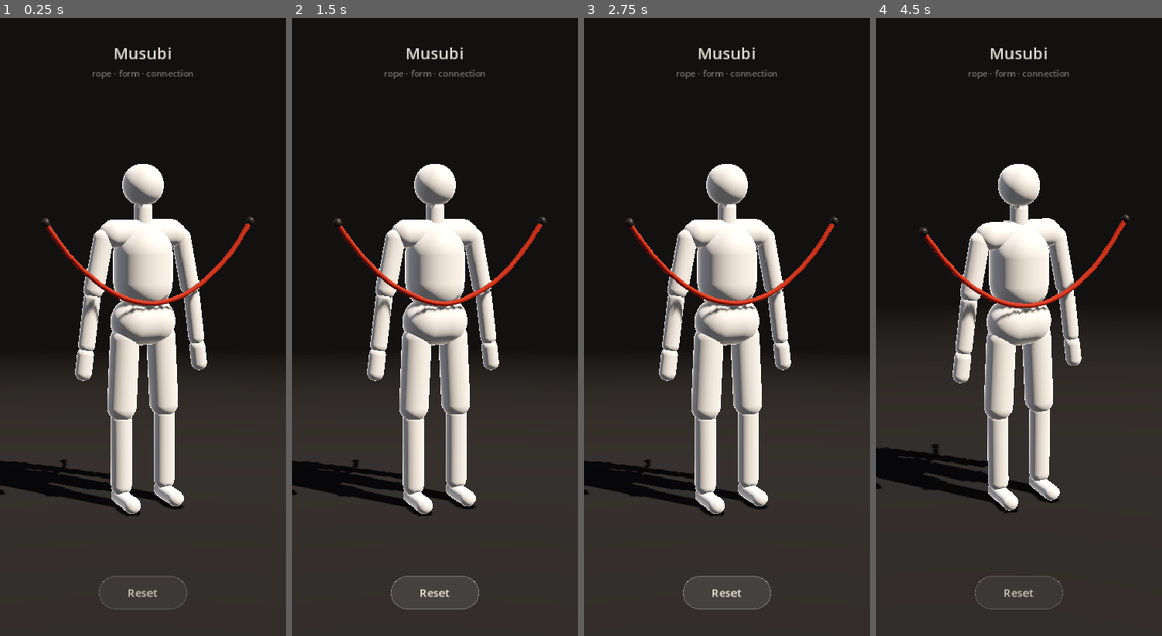
Above: before the commit, frames 1-4 (left to right).
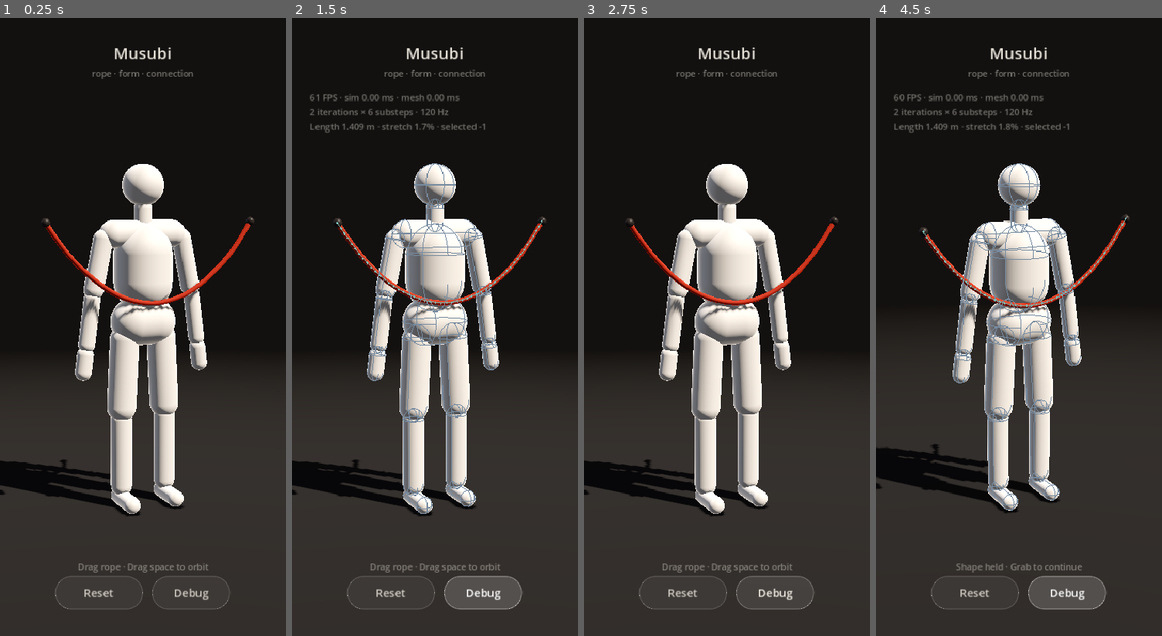
Above: after the commit, the same moments.

Repository: YoungSx/musubi
Game: Godot game, scene res://scenes/main/main.tscn
Two runs of this game, one before a commit and one after it. Both use one fixed random seed, a clock stepped at 60 frames per second and the inputs below.
Inputs (mouse positions are in pixels of both pictures, inside the frame that each line leads up to):
- Up to frame 1 (0.25 s): no input
- Up to frame 2 (1.5 s): click "Reset" at 0.5 s; click "Reset" (after the commit: "Debug") at 1.25 s
- Up to frame 3 (2.75 s): click "Reset" (after the commit: "Debug") at 2 s
- Up to frame 4 (4.5 s): click "Reset" (after the commit: "Debug") at 2.75 s; move the mouse to (1081, 296) at 3.52 s; click (1081, 296) at 3.67 s; tap Enter at 4.25 s; drag from (961, 357) to (1004, 450) at 4.27 s

The runs differ from the first frame. In frame 1, 0.8% of the frame differs, in the area x 19-81%, y 88-96%; in frame 2, 4.3%, in the area x 6-88%, y 12-96%; in frame 3, 0.9%; in frame 4, 4.2%.

Commit message:
Add prototype grab feedback and opt-in rope diagnostics

Diff:
--- a/scenes/main/main.tscn
+++ b/scenes/main/main.tscn
@@ -7,14 +7,16 @@
 [ext_resource type="Script" path="res://scripts/interaction/interaction_manager.gd" id="5_interaction"]
 [ext_resource type="PackedScene" path="res://scenes/ui/hud.tscn" id="6_hud"]
 [ext_resource type="PackedScene" path="res://scenes/rope/rope.tscn" id="7_rope"]
+[ext_resource type="Script" path="res://scripts/debug/rope_debug.gd" id="8_debug"]
 
-[node name="Main" type="Node3D" node_paths=PackedStringArray("camera_rig", "mannequin", "rope", "interaction_manager", "hud")]
+[node name="Main" type="Node3D" node_paths=PackedStringArray("camera_rig", "mannequin", "rope", "interaction_manager", "hud", "rope_debug")]
 script = ExtResource("1_app")
 camera_rig = NodePath("CameraRig")
 mannequin = NodePath("Mannequin")
 rope = NodePath("Rope")
 interaction_manager = NodePath("InteractionManager")
 hud = NodePath("Hud")
+rope_debug = NodePath("RopeDebug")
 
 [node name="Studio" parent="." instance=ExtResource("2_studio")]
 
@@ -30,3 +32,6 @@
 rope = NodePath("../Rope")
 
 [node name="Hud" parent="." instance=ExtResource("6_hud")]
+
+[node name="RopeDebug" type="Node3D" parent="."]
+script = ExtResource("8_debug")
--- a/scenes/ui/hud.tscn
+++ b/scenes/ui/hud.tscn
@@ -39,10 +39,42 @@
 size_flags_vertical = 3
 mouse_filter = 2
 
-[node name="ResetButton" type="Button" parent="SafeArea/Layout"]
+[node name="InteractionHint" type="Label" parent="SafeArea/Layout"]
+unique_name_in_owner = true
+layout_mode = 2
+theme_type_variation = &"SubtitleLabel"
+text = "Drag rope · Drag space to orbit"
+horizontal_alignment = 1
+mouse_filter = 2
+
+[node name="Actions" type="HBoxContainer" parent="SafeArea/Layout"]
+layout_mode = 2
+alignment = 1
+theme_override_constants/separation = 12
+mouse_filter = 2
+
+[node name="ResetButton" type="Button" parent="SafeArea/Layout/Actions"]
 unique_name_in_owner = true
 custom_minimum_size = Vector2(120, 44)
 layout_mode = 2
 size_flags_horizontal = 4
 focus_mode = 0
 text = "Reset"
+
+[node name="DebugButton" type="Button" parent="SafeArea/Layout/Actions"]
+unique_name_in_owner = true
+custom_minimum_size = Vector2(104, 44)
+layout_mode = 2
+focus_mode = 0
+toggle_mode = true
+text = "Debug"
+
+[node name="Diagnostics" type="Label" parent="."]
+unique_name_in_owner = true
+visible = false
+offset_left = 24.0
+offset_top = 100.0
+offset_right = 365.0
+offset_bottom = 170.0
+theme_type_variation = &"SubtitleLabel"
+mouse_filter = 2
--- a/scripts/core/app_controller.gd
+++ b/scripts/core/app_controller.gd
@@ -9,12 +9,15 @@
 @export var rope: Rope
 @export var interaction_manager: InteractionManager
 @export var hud: Hud
+@export var rope_debug: RopeDebug
 
 
 func _ready() -> void:
 	assert(camera_rig and mannequin and rope and interaction_manager and hud, "AppController is missing a module reference.")
 	hud.reset_requested.connect(reset)
 	_configure_collision()
+	rope_debug.configure(rope, mannequin, hud)
+	hud.debug_toggled.connect(rope_debug.set_debug_enabled)
 
 
 ## Returns every module to its initial state.
--- /dev/null
+++ b/scripts/debug/rope_debug.gd
@@ -0,0 +1,136 @@
+class_name RopeDebug
+extends Node3D
+## Presentation only: lightweight grab feedback plus opt-in physics inspection.
+
+var _rope: Rope
+var _hud: Hud
+var _enabled := false
+var _stats_time := 0.0
+var _hint := ""
+var _lines := ImmediateMesh.new()
+var _line_node := MeshInstance3D.new()
+var _obstacle_node := MeshInstance3D.new()
+var _marker := MeshInstance3D.new()
+
+
+func configure(rope: Rope, mannequin: Mannequin, hud: Hud) -> void:
+	_rope = rope
+	_hud = hud
+	_line_node.mesh = _lines
+	var line_material := StandardMaterial3D.new()
+	line_material.shading_mode = BaseMaterial3D.SHADING_MODE_UNSHADED
+	line_material.vertex_color_use_as_albedo = true
+	line_material.no_depth_test = true
+	_line_node.material_override = line_material
+	_obstacle_node.material_override = line_material
+	add_child(_line_node)
+	add_child(_obstacle_node)
+	var marker_mesh := SphereMesh.new()
+	marker_mesh.radius = 0.024
+	marker_mesh.height = 0.048
+	marker_mesh.radial_segments = 12
+	marker_mesh.rings = 6
+	_marker.mesh = marker_mesh
+	var marker_material := StandardMaterial3D.new()
+	marker_material.shading_mode = BaseMaterial3D.SHADING_MODE_UNSHADED
+	marker_material.albedo_color = Color("efc98b")
+	_marker.material_override = marker_material
+	_marker.visible = false
+	add_child(_marker)
+	_build_obstacles(mannequin)
+	set_debug_enabled(false)
+
+
+func set_debug_enabled(enabled: bool) -> void:
+	_enabled = enabled
+	_line_node.visible = enabled
+	_obstacle_node.visible = enabled
+	_stats_time = 0.0
+	if not enabled and _hud != null:
+		_hud.set_diagnostics("")
+		_lines.clear_surfaces()
+
+
+func is_debug_enabled() -> bool:
+	return _enabled
+
+
+func _process(delta: float) -> void:
+	if _rope == null:
+		return
+	var sim := _rope.get_simulation()
+	var selected := sim.get_drag_index()
+	_marker.visible = selected >= 0
+	if selected >= 0:
+		_marker.global_position = sim.get_point(selected)
+	var hint := "Drag rope · Drag space to orbit"
+	if _rope.is_held():
+		hint = "Shape held · Grab to continue"
+	elif selected >= 0:
+		hint = "Shape the rope · Release to hold"
+	if _hint != hint:
+		_hint = hint
+		_hud.set_interaction_hint(hint)
+	if not _enabled:
+		return
+	_lines.clear_surfaces()
+	_lines.surface_begin(Mesh.PRIMITIVE_LINES)
+	for i in sim.get_point_count():
+		var point := sim.get_point(i)
+		_line(_lines, point - Vector3.RIGHT * 0.006, point + Vector3.RIGHT * 0.006, Color.CYAN)
+		_line(_lines, point - Vector3.UP * 0.006, point + Vector3.UP * 0.006, Color.CYAN)
+		if i > 0:
+			_line(_lines, sim.get_point(i - 1), point, Color("62bfa4"))
+	if selected >= 0:
+		_line(_lines, sim.get_point(selected), sim.get_drag_target(), Color.YELLOW)
+	_lines.surface_end()
+	_stats_time -= delta
+	if _stats_time <= 0.0:
+		_stats_time = 0.25
+		_hud.set_diagnostics("%d FPS · sim %.2f ms · mesh %.2f ms\n%d iterations × %d substeps · %d Hz\nLength %.3f m · stretch %.1f%% · selected %d" % [
+			Engine.get_frames_per_second(), _rope.get_last_simulation_ms(), _rope.get_last_mesh_ms(),
+			_rope.config.solver_iterations, _rope.config.substeps, _rope.config.simulation_rate,
+			sim.get_length(), sim.get_max_segment_stretch() * 100.0, selected])
+
+
+func _build_obstacles(mannequin: Mannequin) -> void:
+	var mesh := ImmediateMesh.new()
+	mesh.surface_begin(Mesh.PRIMITIVE_LINES)
+	for part in mannequin.config.parts:
+		var frame := mannequin.global_transform * part.get_local_transform()
+		if part.primitive == MannequinPart.Primitive.BOX:
+			var half := part.box_size * 0.5
+			for axis in 3:
+				for a in [-1.0, 1.0]:
+					for b in [-1.0, 1.0]:
+						var p := Vector3.ZERO
+						p[(axis + 1) % 3] = half[(axis + 1) % 3] * a
+						p[(axis + 2) % 3] = half[(axis + 2) % 3] * b
+						p[axis] = -half[axis]
+						var q := p
+						q[axis] = half[axis]
+						_line(mesh, frame * p, frame * q, Color("7489a6"))
+		else:
+			var half_axis := maxf(part.height * 0.5 - part.radius, 0.0) if part.primitive == MannequinPart.Primitive.CAPSULE else 0.0
+			for ring in 3:
+				for i in 24:
+					var a := _ring_point(TAU * float(i) / 24.0, ring, part.radius, half_axis)
+					var b := _ring_point(TAU * float(i + 1) / 24.0, ring, part.radius, half_axis)
+					_line(mesh, frame * a, frame * b, Color("7489a6"))
+	mesh.surface_end()
+	_obstacle_node.mesh = mesh
+
+
+static func _ring_point(angle: float, ring: int, radius: float, half_axis: float) -> Vector3:
+	var c := cos(angle) * radius
+	var s := sin(angle) * radius
+	if ring == 0:
+		return Vector3(c, half_axis, s)
+	var y := s + (half_axis if s >= 0.0 else -half_axis)
+	return Vector3(c, y, 0) if ring == 1 else Vector3(0, y, c)
+
+
+static func _line(mesh: ImmediateMesh, a: Vector3, b: Vector3, color: Color) -> void:
+	mesh.surface_set_color(color)
+	mesh.surface_add_vertex(a)
+	mesh.surface_add_vertex(b)
--- a/scripts/ui/hud.gd
+++ b/scripts/ui/hud.gd
@@ -4,6 +4,7 @@
 ## the camera, mannequin or simulation directly.
 
 signal reset_requested
+signal debug_toggled(enabled: bool)
 
 @onready var _reset_button: Button = %ResetButton
 @onready var _safe_area: MarginContainer = %SafeArea
@@ -13,10 +14,21 @@
 
 func _ready() -> void:
 	_reset_button.pressed.connect(reset_requested.emit)
+	%DebugButton.visible = OS.is_debug_build()
+	%DebugButton.toggled.connect(debug_toggled.emit)
 	for side: StringName in [&"margin_left", &"margin_top", &"margin_right", &"margin_bottom"]:
 		_base_margins[side] = _safe_area.get_theme_constant(side)
 	get_viewport().size_changed.connect(_apply_safe_area)
 	_apply_safe_area()
+
+
+func set_diagnostics(text: String) -> void:
+	%Diagnostics.text = text
+	%Diagnostics.visible = not text.is_empty()
+
+
+func set_interaction_hint(text: String) -> void:
+	%InteractionHint.text = text
 
 
 ## Keeps the UI clear of notches and home indicators. Display safe-area insets
--- a/tests/run_tests.gd
+++ b/tests/run_tests.gd
@@ -16,6 +16,7 @@
 	"res://tests/unit/test_rope_collision.gd",
 	"res://tests/unit/test_rope_drag.gd",
 	"res://tests/unit/test_rope_interaction.gd",
+	"res://tests/unit/test_rope_debug.gd",
 ]
 
 
--- /dev/null
+++ b/tests/unit/test_rope_debug.gd
@@ -0,0 +1,22 @@
+extends TestCase
+
+
+func test_debug_toggle_and_selection_feedback_follow_state() -> void:
+	var app := add_to_tree(load("res://scenes/main/main.tscn").instantiate()) as AppController
+	assert_true(not app.rope_debug.is_debug_enabled(), "debug is off by default")
+	app.hud.debug_toggled.emit(true)
+	app.rope_debug._process(0.25)
+	assert_true(app.rope_debug.is_debug_enabled(), "HUD toggles debug")
+	var diagnostics := app.hud.get_node("%Diagnostics") as Label
+	assert_true(diagnostics.visible and "FPS" in diagnostics.text, "diagnostics are shown")
+	app.rope.begin_drag(24)
+	app.rope_debug._process(0.25)
+	assert_true("Release" in (app.hud.get_node("%InteractionHint") as Label).text, "grab hint")
+	app.rope.end_drag()
+	app.rope_debug._process(0.25)
+	assert_true("held" in (app.hud.get_node("%InteractionHint") as Label).text, "hold hint")
+	app.hud.debug_toggled.emit(false)
+	assert_true(not diagnostics.visible, "disabled debug removes diagnostics")
+	app.reset()
+	app.rope_debug._process(0.25)
+	assert_true("Drag rope" in (app.hud.get_node("%InteractionHint") as Label).text, "reset restores hint")
--- a/tools/verify_interaction.gd
+++ b/tools/verify_interaction.gd
@@ -59,6 +59,13 @@
 	_check(not app.rope.is_held(), "real Reset button resumes simulation")
 	_check(app.rope.get_simulation().get_drag_index() == -1, "Reset clears selection")
 	await _capture("reset")
+	var debug_button := app.hud.get_node("%DebugButton") as Button
+	var debug_position := debug_button.get_global_rect().get_center()
+	_button(debug_position, true)
+	_button(debug_position, false)
+	await _frames(20)
+	_check(app.rope_debug.is_debug_enabled(), "real Debug button shows diagnostics")
+	await _capture("debug")
 	print("Rendered interaction smoke: %d failures" % failures)
 	quit(1 if failures else 0)
 
Not shown, added: scripts/debug/rope_debug.gd.uid
Not shown, added: tests/unit/test_rope_debug.gd.uid
Not shown, changed: README.md
